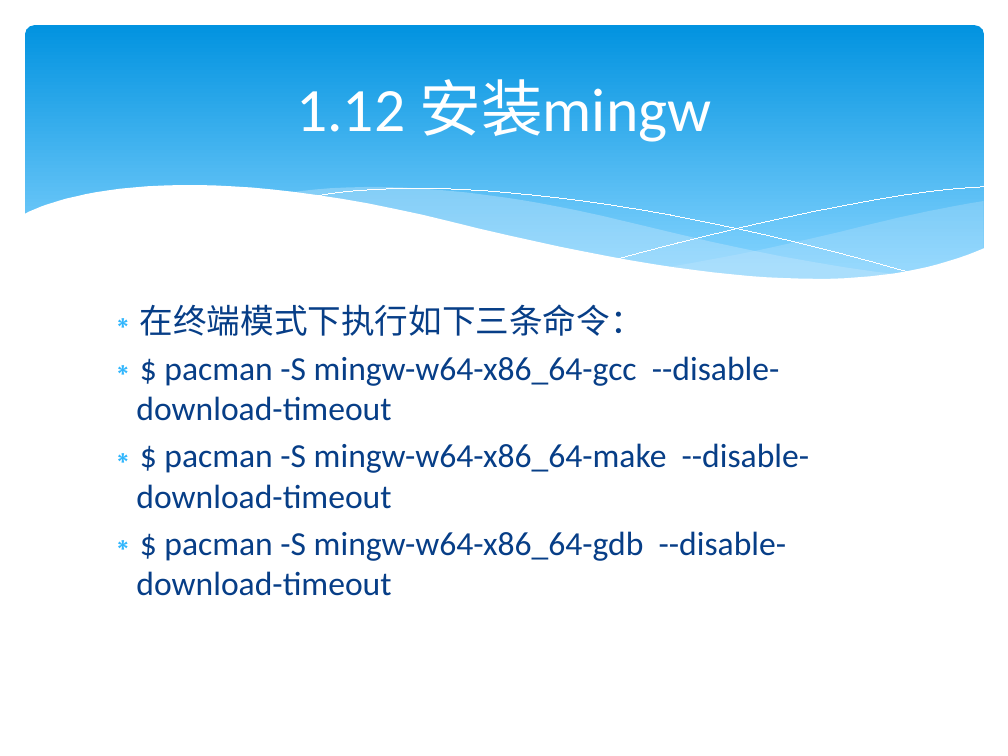
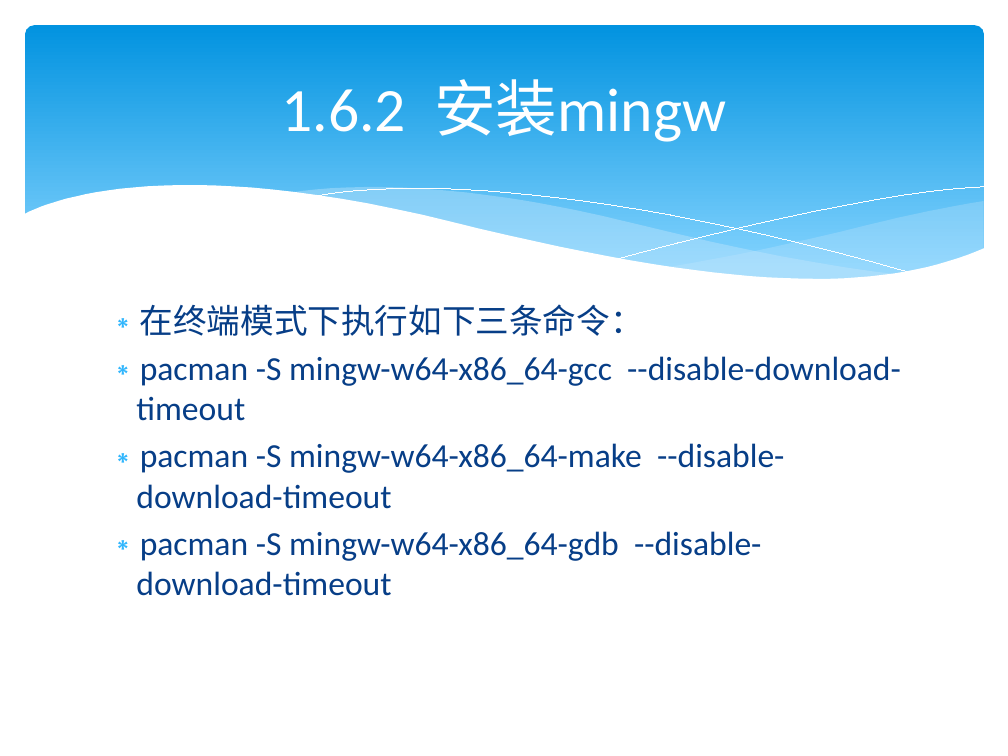
Before and after one commit to lamplight8/cpp, a slide deck: slide 59 of ppt/ch01_绪论_1.pptx (slide 94 before the commit). Drawn at 1008x756 pixels with LibreOffice and Linux fonts; fonts in the diff are those of the drawing. Boxes give left, top, right and bottom in pixels: in the first picture for what was removed or moved away, otherwise in the second. Text is boxed around its words. In the diff, an @@ line names an element or a change of style, - is before the commit and + after.

```diff
--- a/ppt/ch01_绪论_1.pptx
+++ b/ppt/ch01_绪论_1.pptx
@@ title at (282,79,726,142): text changed @@
-1.12 安装mingw
+1.6.2 安装mingw
@@ text at (136,356,901,596): text changed @@
-∗ $ pacman -S mingw-w64-x86_64-gcc --disable-download-timeout
-∗ $ pacman -S mingw-w64-x86_64-make --disable-download-timeout
-∗ $ pacman -S mingw-w64-x86_64-gdb --disable-download-timeout
+∗ pacman -S mingw-w64-x86_64-gcc --disable-download-timeout
+∗ pacman -S mingw-w64-x86_64-make --disable-download-timeout
+∗ pacman -S mingw-w64-x86_64-gdb --disable-download-timeout
```
Also in this commit, not shown: 73 other slides changed, 35 slides added, 27 slides removed, 3 other files.
